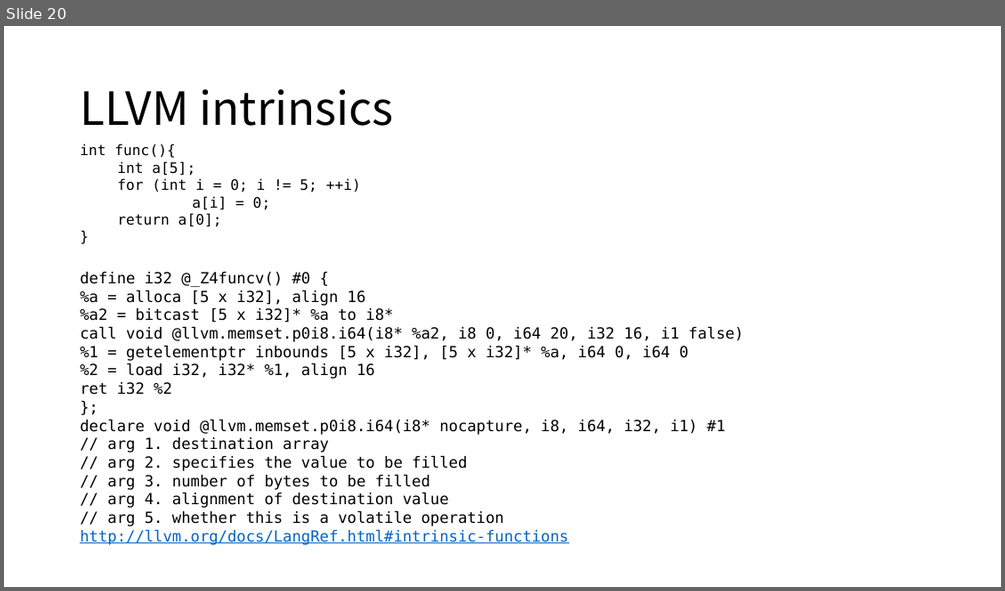
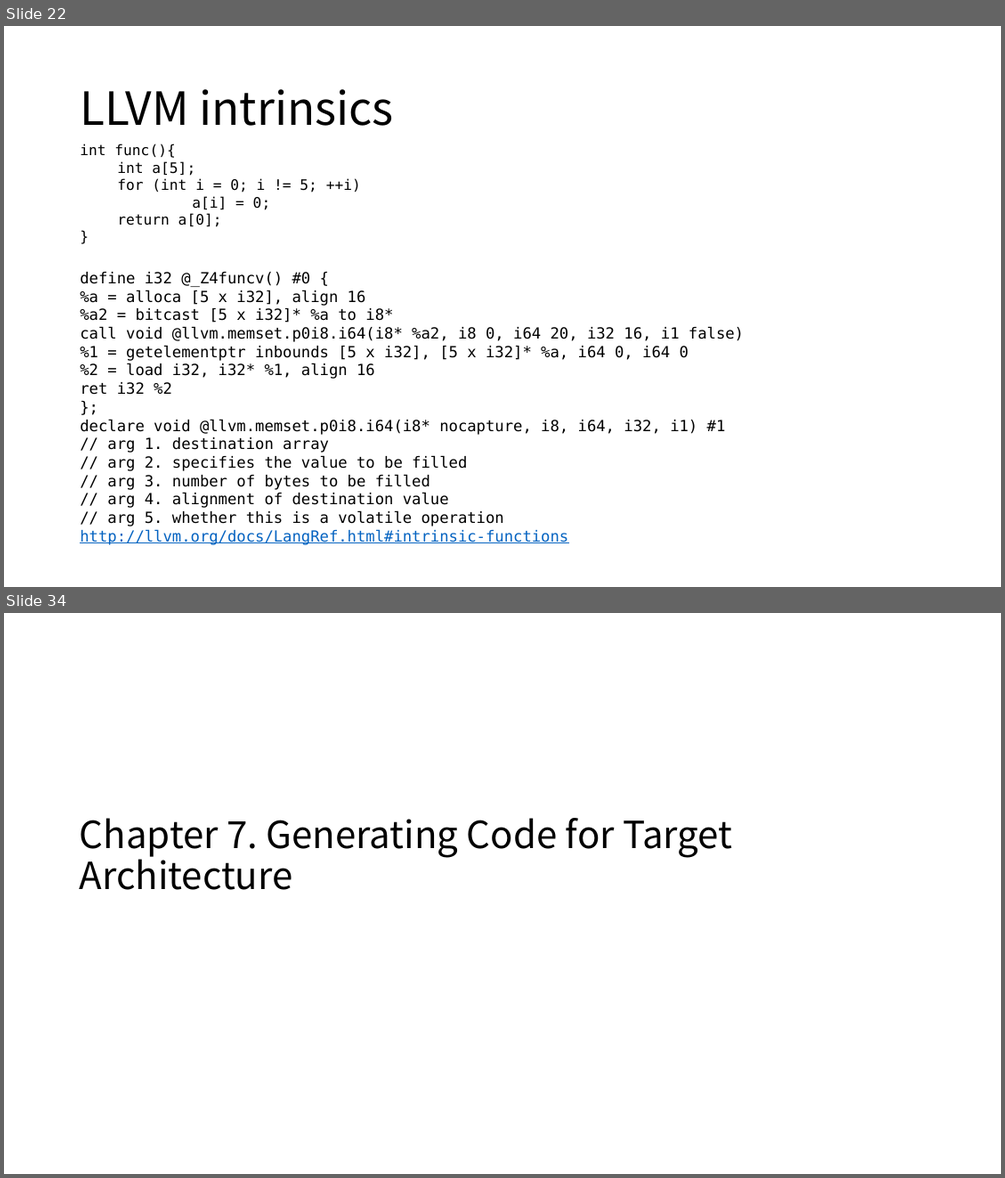
Before and after one commit to xiazhiqian/PPT-Work, a slide deck: LLVM Notes.pptx. Shown one above the other, each under a label of ours: slide 20 before the commit, slides 22 and 34 after it; the slides between them are not shown. The pictures are 1005x591 and 1005x1178 pixels, drawn with LibreOffice and Linux fonts; fonts in the diff are those of the drawing. Boxes give left, top, right and bottom in pixels: in the first picture for what was removed or moved away, otherwise in the second. Text is boxed around its words. In the diff, an @@ line names an element or a change of style, - is before the commit and + after.

```diff
--- a/LLVM Notes.pptx
+++ b/LLVM Notes.pptx
@@ slide 34 added at box(4, 613, 1001, 1174), background #FFFFFF @@
@@ title added at box(80, 818, 732, 890), 36 pt, text #000000 @@
+Chapter 7. Generating Code for Target Architecture
@@ what was slide 20 is now slide 22 @@
```
Also in this commit, not shown: 2 slides changed, 20 other slides added.
